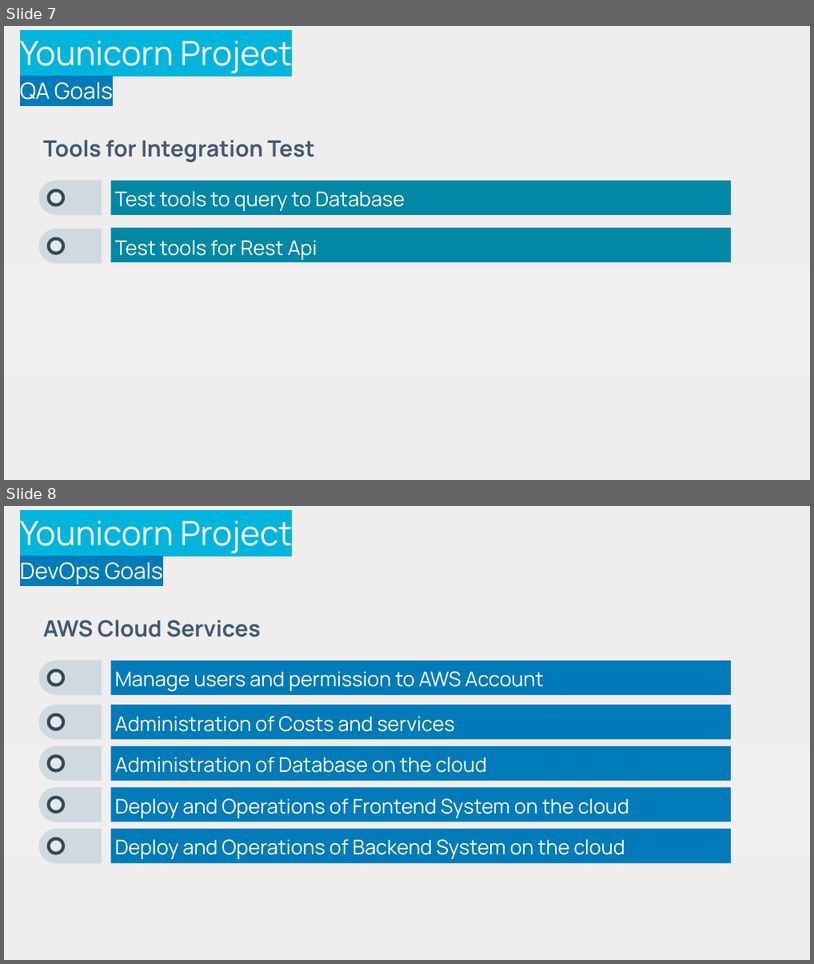
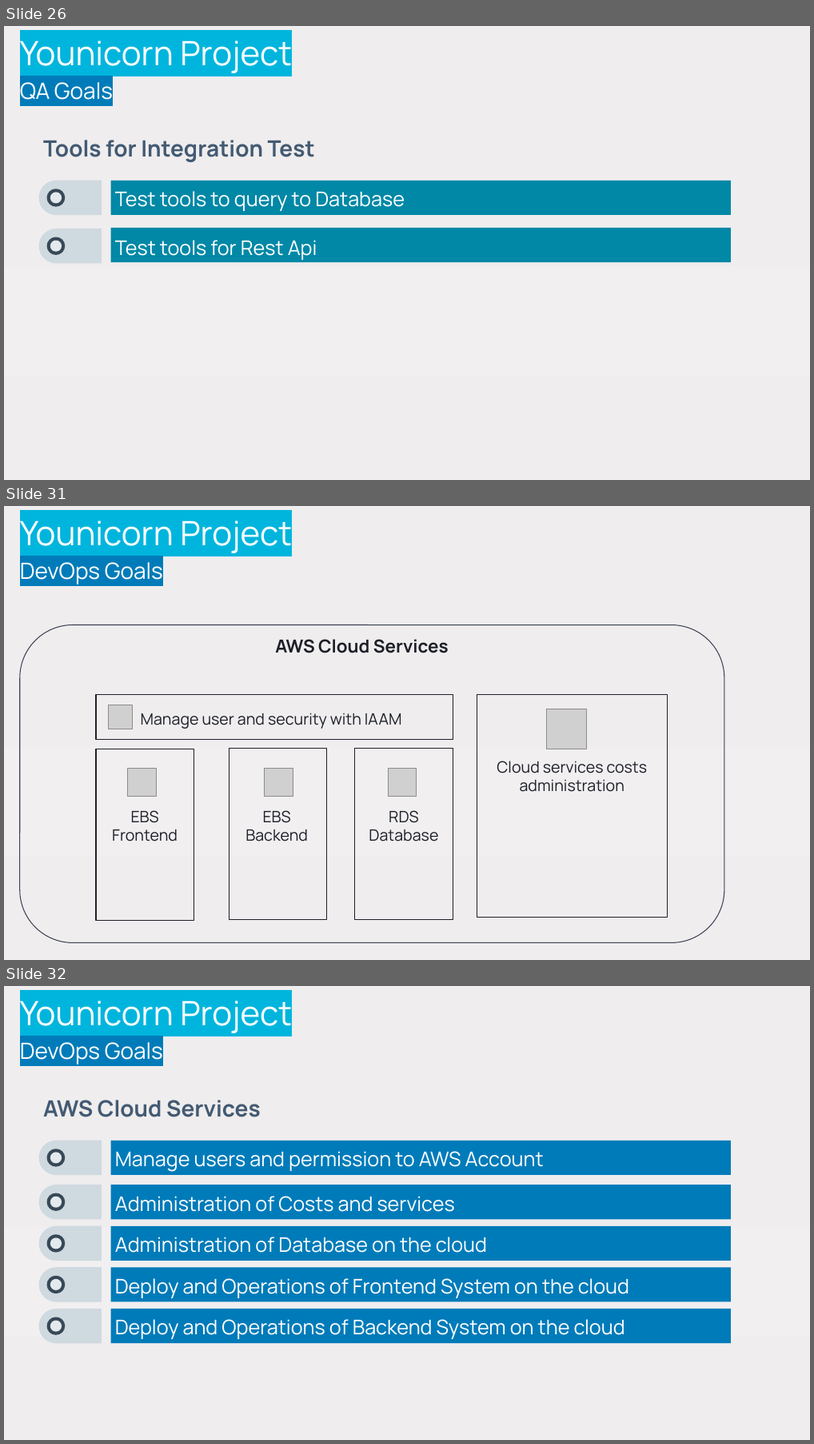
Before and after one commit to stefanofiorenza/KNITS, a slide deck: Programs/Trainings/Slides/KNITS-Younicorn-RoadMap.pptx. Shown one above the other, each under a label of ours: slides 7 and 8 before the commit, slides 26, 31 and 32 after it; the slides between them are not shown. The pictures are 814x964 and 814x1444 pixels, drawn with LibreOffice and Linux fonts; fonts in the diff are those of the drawing; grey boxes stand for pictures; background and template pictures are left out. Boxes give left, top, right and bottom in pixels: in the first picture for what was removed or moved away, otherwise in the second. Text is boxed around its words. In the diff, an @@ line names an element or a change of style, - is before the commit and + after.

Commit message:
Younicorn Slides

```diff
--- a/Programs/Trainings/Slides/KNITS-Younicorn-RoadMap.pptx
+++ b/Programs/Trainings/Slides/KNITS-Younicorn-RoadMap.pptx
@@ slide 31 added at box(4, 506, 810, 960), background gradient #EFEDEE to #F1EFF0 to #EFEBEC @@
@@ title added at box(20, 520, 292, 584), 30 pt, text #FFFFFF @@
+Younicorn Project
+DevOps Goals
@@ rounded rectangle added at box(20, 624, 725, 942), outline #3A3F50 0.75 pt @@
@@ text added at box(275, 639, 449, 653), 16 pt, text #1D1F28, bold @@
+AWS Cloud Services
@@ rectangle added at box(96, 695, 453, 739), outline #1D1F28 0.75 pt @@
@@ rectangle added at box(478, 695, 668, 917), outline #1D1F28 0.75 pt @@
@@ picture added at box(109, 705, 133, 729) @@
@@ text added at box(141, 712, 402, 728), 14 pt, text #1D1F28 @@
+Manage user and security with IAAM
@@ picture added at box(546, 708, 587, 748) @@
@@ rectangle added at box(96, 748, 194, 920), outline #1D1F28 0.75 pt @@
@@ picture added at box(128, 768, 157, 796) @@
@@ rectangle added at box(230, 748, 327, 920), outline #1D1F28 0.75 pt @@
@@ picture added at box(265, 768, 293, 796) @@
@@ rectangle added at box(354, 748, 452, 920), outline #1D1F28 0.75 pt @@
@@ picture added at box(388, 768, 416, 796) @@
@@ text added at box(497, 760, 648, 792), 14 pt, text #1D1F28 @@
+Cloud services costs administration
@@ text added at box(112, 810, 178, 841), 14 pt, text #1D1F28 @@
+EBS
+Frontend
@@ text added at box(246, 810, 308, 841), 14 pt, text #1D1F28 @@
+EBS
+Backend
@@ text added at box(369, 810, 438, 841), 14 pt, text #1D1F28 @@
+RDS
+Database
@@ what was slide 7 is now slide 26 @@
@@ what was slide 8 is now slide 32 @@
```
Also in this commit, not shown: 1 slide changed, 23 other slides added, 2 other files.
